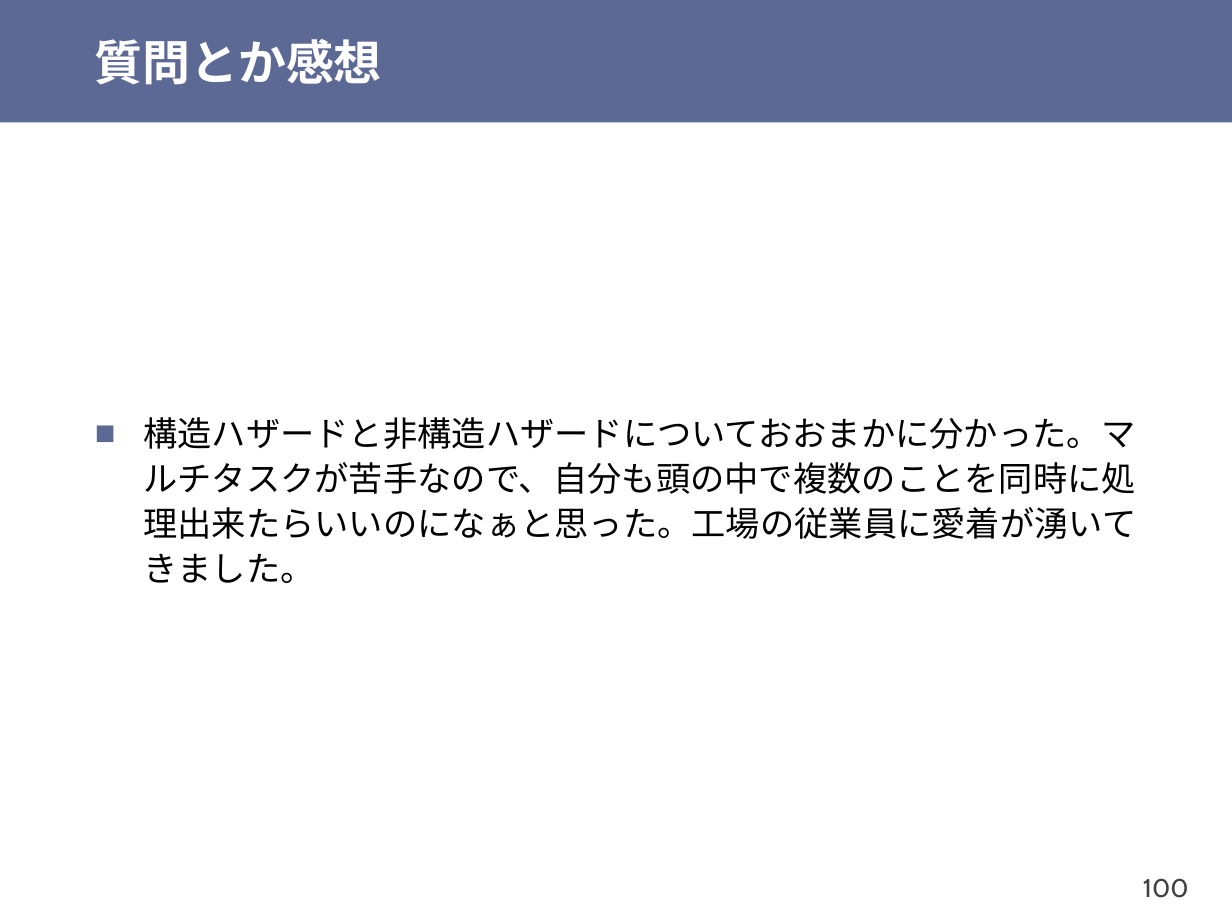
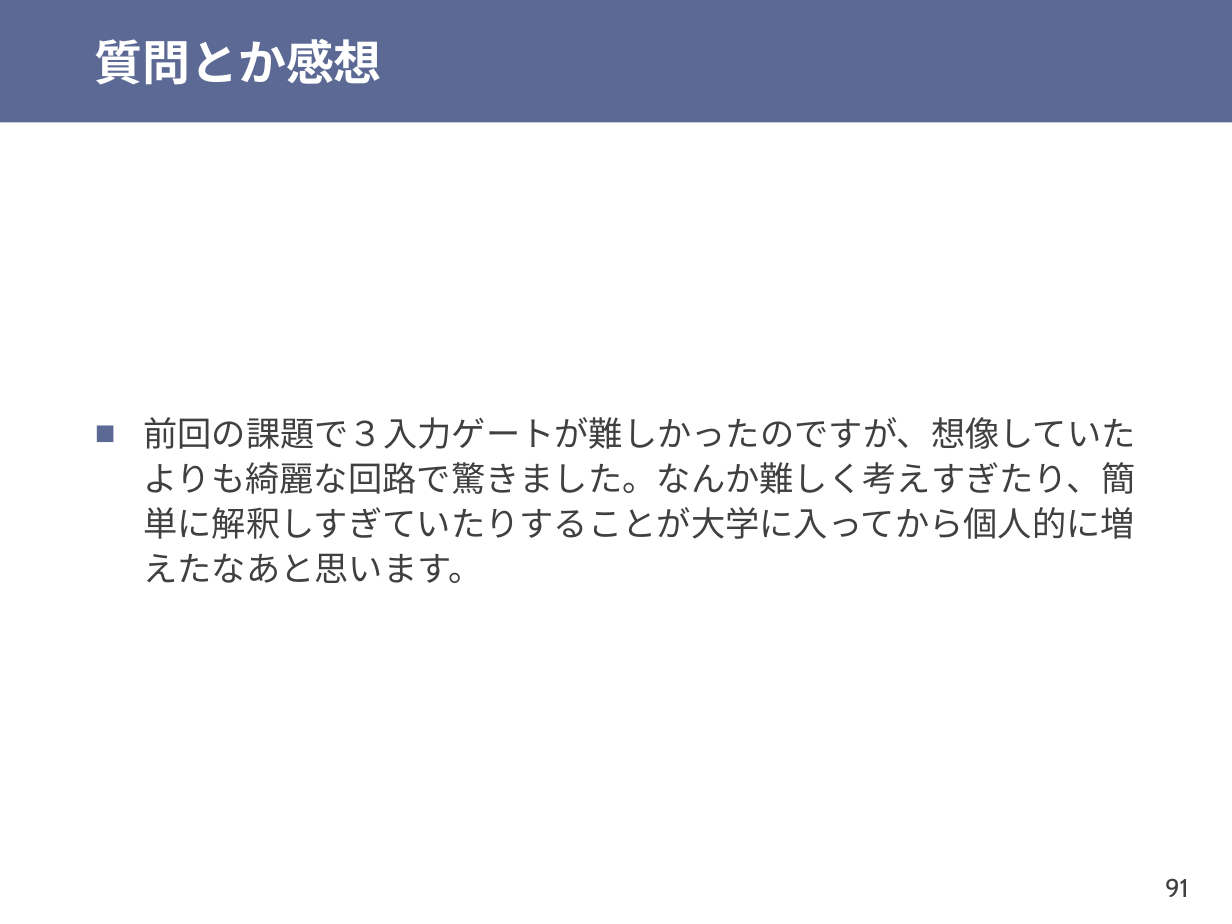
Before and after one commit to shioyadan/otya-computer-architecture-i, a slide deck: slide 91 of cai-shioya-07.pptx (slide 100 before the commit). Drawn at 1232x924 pixels with LibreOffice and Linux fonts; fonts in the diff are those of the drawing. Boxes give left, top, right and bottom in pixels: in the first picture for what was removed or moved away, otherwise in the second. Text is boxed around its words. In the diff, an @@ line names an element or a change of style, - is before the commit and + after.

```diff
--- a/cai-shioya-07.pptx
+++ b/cai-shioya-07.pptx
@@ text at box(143, 417, 1135, 583): text changed; font Noto Sans CJK JP to Cabin; text colour #000000 to #404040 @@
-■ 構造ハザードと非構造ハザードについておおまかに分かった。マルチタスクが苦手なので、自分も頭の中で複数のことを同時に処理出来たらいいのになぁと思った。工場の従業員に愛着が湧いてきました。
+■ 前回の課題で３入力ゲートが難しかったのですが、想像していたよりも綺麗な回路で驚きました。なんか難しく考えすぎたり、簡単に解釈しすぎていたりすることが大学に入ってから個人的に増えたなあと思います。
@@ page number at box(1165, 878, 1189, 897): text changed @@
-100
+91
```
Also in this commit, not shown: 26 other slides changed, 4 slides added, 2 slides removed, 1 other file.
